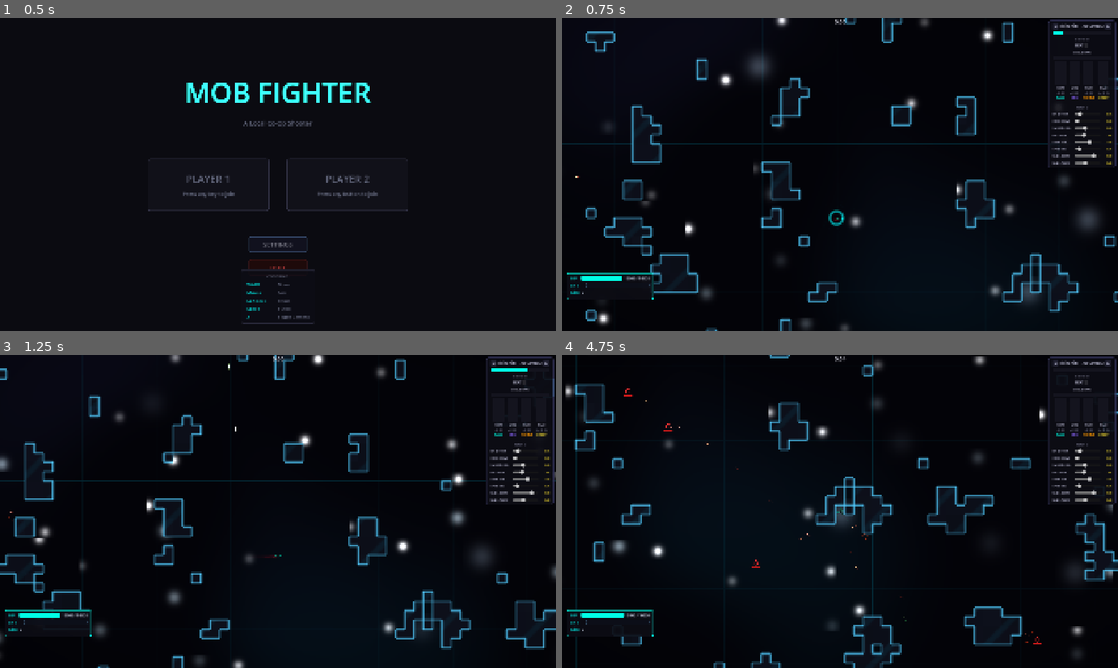
Above: before the commit, frames 1-4 (two rows, left to right).
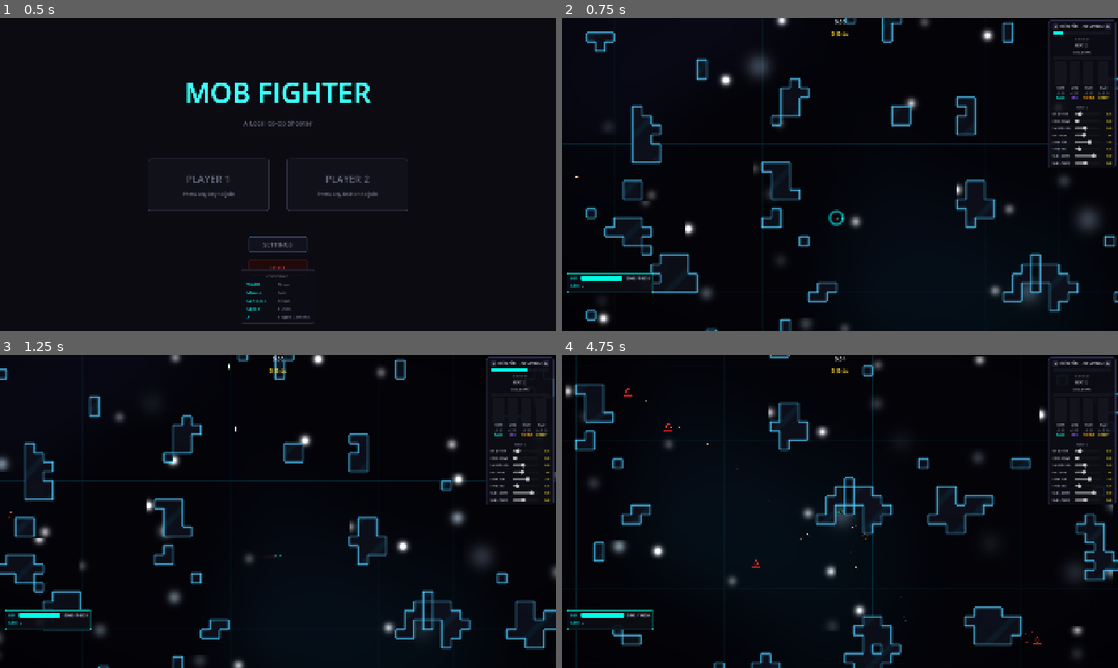
Above: after the commit, the same moments.

Repository: M-E-7/mob-fighter
Game: Godot game, scene res://Levels/MainMenu/MainMenu.tscn
Two runs of this game, one before a commit and one after it. Both use one fixed random seed, a clock stepped at 60 frames per second and the inputs below. Sound files missing from this copy of the repository are replaced by a short silence.
Inputs (mouse positions are in pixels of both pictures, inside the frame that each line leads up to):
- Up to frame 1 (0.5 s): no input
- Up to frame 2 (0.75 s): tap Enter at 0.5 s; move the mouse to (962, 158) at 0.52 s; press the mouse at (962, 158) at 0.53 s; hold Right (ui_right) from 0.53 s (still down)
- Up to frame 3 (1.25 s): keep holding Right (ui_right)
- Up to frame 4 (4.75 s): move the mouse to (812, 511) at 1.27 s; release Right (ui_right) at 1.28 s; release the mouse at (812, 511) at 1.28 s; hold Space (thrust_forward) 1.28-2.03 s; tap X (toggle_camera_mode) at 1.35 s; move the mouse to (895, 442) at 2.02 s; hold Right (ui_right) 2.03-2.75 s; tap Shift at 2.1 s; drag from (812, 574) to (600, 355) at 2.77 s; move the mouse to (1006, 558) at 3.52 s; hold Left (ui_left) 3.53-4.25 s; tap Alt at 3.6 s; drag from (673, 464) to (739, 539) at 4.27 s

Frame 1 is identical in both runs. In frame 2, less than 0.1% of the frame differs, in the area x 0-52%, y 4-90%; in frame 3, 0.1%; in frame 4, 0.2%.

Commit message:
RunState + currency refactor

Diff:
--- a/Autoloads/advanced_config.gd
+++ b/Autoloads/advanced_config.gd
@@ -69,10 +69,6 @@
 		"type": TYPE_FLOAT, "default": 30.0, "min": 5.0, "max": 90.0, "step": 5.0},
 
 	# ── XP & Progression ─────────────────────────────────────────────────────────
-	{"group": "XP & Progression", "class": "XPComponent", "name": "base_xp_required",
-		"type": TYPE_FLOAT, "default": 10.0, "min": 1.0, "max": 200.0, "step": 1.0},
-	{"group": "XP & Progression", "class": "XPComponent", "name": "track_xp",
-		"type": TYPE_BOOL, "default": true},
 	{"group": "XP & Progression", "class": "XPDropComponent", "name": "xp_amount",
 		"type": TYPE_FLOAT, "default": 1.0, "min": 0.1, "max": 50.0, "step": 0.1},
 
--- a/Autoloads/event_bus.gd
+++ b/Autoloads/event_bus.gd
@@ -17,8 +17,7 @@
 # Progression
 signal xp_collected(amount: float)
 signal xp_orb_collected(world_position: Vector2, amount: float)
-signal player_leveled_up(player: LivingEntity)
-signal xp_updated(player: LivingEntity, current_xp: float, required_xp: float, current_level: int)
+signal currency_changed(total: int)
 signal power_up_applied(player: LivingEntity, power_up: PowerUpData)
 
 # Music
--- a/Autoloads/game_config.gd
+++ b/Autoloads/game_config.gd
@@ -20,6 +20,5 @@
 
 var result_kills_p1: int = 0
 var result_kills_p2: int = 0
-var result_level_p1: int = 0
-var result_level_p2: int = 0
+var result_currency: int = 0
 var result_survival_time: float = 0.0
--- /dev/null
+++ b/Autoloads/run_state.gd
@@ -0,0 +1,49 @@
+extends Node
+## Run-scoped state for a single roguelike run; wiped on reset().
+## No class_name — the autoload name IS the global identifier (same rule as MusicManager/AdvancedConfig).
+
+var current_level: int = 0           # 1..MAX_LEVELS during a run; 0 outside a run
+var currency: int = 0                # Bits — single shared wallet, banked on pickup
+var owned_upgrades: Dictionary = {}  # stat_key -> stack count
+var owned_modifiers: Array = []      # Daemon ids (P7)
+
+const MAX_LEVELS := 10
+const CURRENCY_NAME := "Bits"
+
+
+func _ready() -> void:
+	# Sole subscriber to the entity-less pickup signal, so the shared wallet is never double-counted.
+	EventBus.xp_collected.connect(_on_xp_collected)
+
+
+func reset() -> void:
+	current_level = 0
+	currency = 0
+	owned_upgrades.clear()
+	owned_modifiers.clear()
+	EventBus.currency_changed.emit(currency)
+
+
+func apply_to(entity: LivingEntity) -> void:
+	# Re-apply purchased upgrades on each sector spawn. No-op until the Sandbox (P3) writes owned_upgrades.
+	var xp := entity.get_node_or_null("XPComponent") as XPComponent
+	if not xp:
+		return
+	for stat_key: String in owned_upgrades:
+		var data := _find_upgrade(stat_key)
+		if not data:
+			continue
+		for _i in int(owned_upgrades[stat_key]):
+			xp.apply_power_up(data)
+
+
+func _on_xp_collected(amount: float) -> void:
+	currency += int(amount)
+	EventBus.currency_changed.emit(currency)
+
+
+func _find_upgrade(stat_key: String) -> PowerUpData:
+	for p: PowerUpData in PowerUpRegistry.power_ups:
+		if p.stat_key == stat_key:
+			return p
+	return null
--- a/Components/Scripts/xp_component.gd
+++ b/Components/Scripts/xp_component.gd
@@ -3,13 +3,6 @@
 
 @export_group("References")
 @export var entity: LivingEntity
-
-@export_group("Settings")
-@export var base_xp_required: float = 10.0
-@export var track_xp: bool = true
-
-var current_xp: float = 0.0
-var current_level: int = 0
 
 var _bonuses: Dictionary = {}
 var _base_stats: Dictionary = {}
@@ -23,19 +16,6 @@
 		"max_health":   entity.max_health,
 		"bullet_speed": entity.bullet_speed,
 	}
-	if track_xp:
-		EventBus.xp_collected.connect(_on_xp_collected)
-
-
-func _on_xp_collected(amount: float) -> void:
-	current_xp += amount
-	var required := base_xp_required * pow(2.0, float(current_level))
-	if current_xp >= required:
-		current_xp -= required
-		current_level += 1
-		EventBus.player_leveled_up.emit(entity)
-	required = base_xp_required * pow(2.0, float(current_level))
-	EventBus.xp_updated.emit(entity, current_xp, required, current_level)
 
 
 func apply_power_up(power_up: PowerUpData) -> void:
--- a/Entities/Player2/player2.tscn
+++ b/Entities/Player2/player2.tscn
@@ -52,7 +52,6 @@
 
 [node name="XPComponent" parent="." index="9" unique_id=2998877665 node_paths=PackedStringArray("entity") instance=ExtResource("8_xpc")]
 entity = NodePath("..")
-track_xp = false
 
 [node name="MusicVisualsComponent" parent="." index="10" unique_id=2887654321 node_paths=PackedStringArray("entity", "neon_component") instance=ExtResource("11_mvc")]
 entity = NodePath("..")
--- a/Levels/LevelPrototype/basic_level.gd
+++ b/Levels/LevelPrototype/basic_level.gd
@@ -13,7 +13,6 @@
 @onready var _spawner: EnemySpawnerComponent = get_node(_SVP1 + "/EnemySpawnerComponent")
 @onready var _overlay_p1: Control = $SplitScreenLayout/OverlayP1
 @onready var _overlay_p2: Control = $SplitScreenLayout/OverlayP2
-@onready var _level_up_ui: Node = $LevelUpUI
 
 var _camera_p1: Camera2D
 var _camera_p2: Camera2D
@@ -40,8 +39,6 @@
 	var rel_cam_p1 := preload("res://Components/RelativeCameraComponent.tscn").instantiate() as RelativeCameraComponent
 	add_child(rel_cam_p1)
 	rel_cam_p1.setup(_player1, _camera_p1, input_comp_p1)
-
-	_level_up_ui.set("xp_component", _player1.get_node("XPComponent") as XPComponent)
 
 	if GameConfig.player_count == 1:
 		_setup_single_player()
@@ -104,7 +101,6 @@
 	_subviewport_p2.world_2d = _subviewport_p1.world_2d
 	_subviewport_p2.add_child(_camera_p2)
 	_camera_p2.global_position = _player2.global_position
-	_level_up_ui.set("xp_component_p2", _player2.get_node("XPComponent") as XPComponent)
 
 	var fixed_cam_p2 := preload("res://Components/FixedCameraComponent.tscn").instantiate() as FixedCameraComponent
 	add_child(fixed_cam_p2)
@@ -174,10 +170,7 @@
 	GameConfig.result_kills_p1 = _hud.get_kills(1)
 	GameConfig.result_kills_p2 = _hud.get_kills(2)
 	GameConfig.result_survival_time = _hud.get_survival_time()
-	var xp1 := _player1.get_node_or_null("XPComponent") as XPComponent if is_instance_valid(_player1) else null
-	GameConfig.result_level_p1 = xp1.current_level if xp1 else 0
-	var xp2 := _player2.get_node_or_null("XPComponent") as XPComponent if is_instance_valid(_player2) else null
-	GameConfig.result_level_p2 = xp2.current_level if xp2 else 0
+	GameConfig.result_currency = RunState.currency
 	var go := preload("res://UI/GameOverUI.tscn").instantiate() as GameOverUI
 	add_child(go)
 	go.setup(GameConfig.player_count)
--- a/Levels/LevelPrototype/basic_level.tscn
+++ b/Levels/LevelPrototype/basic_level.tscn
@@ -5,7 +5,6 @@
 [ext_resource type="PackedScene" uid="uid://cfq18x28fbfcm" path="res://Entities/BasicEnemy/enemy.tscn" id="2_i5jxq"]
 [ext_resource type="PackedScene" uid="uid://cc48q27hmbdds" path="res://Components/ProcGenLevelComponent.tscn" id="3_i5jxq"]
 [ext_resource type="PackedScene" path="res://Components/EnemySpawnerComponent.tscn" id="4_esp"]
-[ext_resource type="PackedScene" path="res://UI/LevelUpUI.tscn" id="5_lui"]
 [ext_resource type="PackedScene" path="res://Entities/Player2/player2.tscn" id="6_p2"]
 [ext_resource type="PackedScene" path="res://Components/FXManagerComponent.tscn" id="7_fxm"]
 [ext_resource type="Shader" path="res://Components/Shaders/neon_background.gdshader" id="8_bg"]
@@ -148,6 +147,4 @@
 horizontal_alignment = 1
 vertical_alignment = 1
 
-[node name="LevelUpUI" parent="." unique_id=334455667 instance=ExtResource("5_lui")]
-
 [editable path="SplitScreenLayout/SubViewportContainerP1/SubViewportP1/ProcGenLevelComponent"]
--- a/Levels/MainMenu/main_menu.gd
+++ b/Levels/MainMenu/main_menu.gd
@@ -103,6 +103,7 @@
 	var p2_ready := _state_p2 == _SlotState.READY
 	if p1_ready and (not p2_active or p2_ready):
 		GameConfig.player_count = 2 if p2_active else 1
+		RunState.reset()
 		get_tree().change_scene_to_file(_LEVEL_SCENE)
 
 
--- a/UI/GameOverUI.tscn
+++ b/UI/GameOverUI.tscn
@@ -37,11 +37,15 @@
 horizontal_alignment = 1
 
 [node name="P1Label" type="Label" parent="Dim/CenterContainer/VBox/StatsPanel/StatsVBox"]
-text = "P1 — Level 1 · 0 kills"
+text = "P1 — 0 kills"
 horizontal_alignment = 1
 
 [node name="P2Label" type="Label" parent="Dim/CenterContainer/VBox/StatsPanel/StatsVBox"]
-text = "P2 — Level 1 · 0 kills"
+text = "P2 — 0 kills"
+horizontal_alignment = 1
+
+[node name="BitsLabel" type="Label" parent="Dim/CenterContainer/VBox/StatsPanel/StatsVBox"]
+text = "Bits collected: 0"
 horizontal_alignment = 1
 
 [node name="Spacer" type="Control" parent="Dim/CenterContainer/VBox"]
--- a/UI/floating_text_manager.gd
+++ b/UI/floating_text_manager.gd
@@ -21,7 +21,7 @@
 func _on_xp_orb_collected(world_position: Vector2, amount: float) -> void:
 	if not GameConfig.hud_show_xp_pickup_text:
 		return
-	_spawn(world_position, "+" + str(int(amount)) + " XP", _COLOR_XP, 14)
+	_spawn(world_position, "+" + str(int(amount)) + " " + RunState.CURRENCY_NAME, _COLOR_XP, 14)
 
 
 func _spawn(world_pos: Vector2, text: String, color: Color, font_size: int) -> void:
--- a/UI/game_over_ui.gd
+++ b/UI/game_over_ui.gd
@@ -11,6 +11,7 @@
 @onready var _time_label: Label = $Dim/CenterContainer/VBox/StatsPanel/StatsVBox/TimeLabel
 @onready var _p1_label: Label = $Dim/CenterContainer/VBox/StatsPanel/StatsVBox/P1Label
 @onready var _p2_label: Label = $Dim/CenterContainer/VBox/StatsPanel/StatsVBox/P2Label
+@onready var _bits_label: Label = $Dim/CenterContainer/VBox/StatsPanel/StatsVBox/BitsLabel
 @onready var _retry_button: Button = $Dim/CenterContainer/VBox/RetryButton
 @onready var _menu_button: Button = $Dim/CenterContainer/VBox/MenuButton
 
@@ -23,13 +24,12 @@
 func setup(player_count: int) -> void:
 	var t := GameConfig.result_survival_time
 	_time_label.text = "Survived: %d:%02d" % [int(t) / 60, int(t) % 60]
-	_p1_label.text = "P1 — Level %d · %d kills" % [
-		GameConfig.result_level_p1 + 1, GameConfig.result_kills_p1]
+	_p1_label.text = "P1 — %d kills" % GameConfig.result_kills_p1
 	if player_count == 2:
-		_p2_label.text = "P2 — Level %d · %d kills" % [
-			GameConfig.result_level_p2 + 1, GameConfig.result_kills_p2]
+		_p2_label.text = "P2 — %d kills" % GameConfig.result_kills_p2
 	else:
 		_p2_label.hide()
+	_bits_label.text = "%s collected: %d" % [RunState.CURRENCY_NAME, GameConfig.result_currency]
 	_retry_button.pressed.connect(func() -> void: get_tree().reload_current_scene())
 	_menu_button.pressed.connect(func() -> void:
 		get_tree().change_scene_to_file(_MAIN_MENU_SCENE))
@@ -53,7 +53,8 @@
 
 	for lbl in [$Dim/CenterContainer/VBox/StatsPanel/StatsVBox/TimeLabel,
 			$Dim/CenterContainer/VBox/StatsPanel/StatsVBox/P1Label,
-			$Dim/CenterContainer/VBox/StatsPanel/StatsVBox/P2Label]:
+			$Dim/CenterContainer/VBox/StatsPanel/StatsVBox/P2Label,
+			$Dim/CenterContainer/VBox/StatsPanel/StatsVBox/BitsLabel]:
 		(lbl as Label).add_theme_font_size_override("font_size", 22)
 		(lbl as Label).modulate = Color(0.9, 0.9, 1.0)
 
--- a/UI/hud.gd
+++ b/UI/hud.gd
@@ -6,9 +6,6 @@
 	var health_row: Control
 	var hp_bar: ProgressBar
 	var hp_text: Label
-	var xp_row: Control
-	var xp_bar: ProgressBar
-	var lv_label: Label
 	var kill_row: Control
 	var kill_count: Label
 	var powerup_row: HFlowContainer
@@ -43,6 +40,7 @@
 
 var _survival_time: float = 0.0
 var _timer_label: Label
+var _bits_label: Label
 
 var _warn_p1: ColorRect
 var _warn_p2: ColorRect
@@ -52,9 +50,6 @@
 var _hurt_spike_p2: float = 0.0
 var _vignette_time: float = 0.0
 
-var _prev_level_p1: int = 0
-var _prev_level_p2: int = 0
-
 
 func _ready() -> void:
 	layer = 10
@@ -66,6 +61,7 @@
 	add_child(_p2.panel)
 
 	_build_timer_label()
+	_build_bits_label()
 	_build_warnings()
 
 
@@ -78,6 +74,7 @@
 	_init_display(p1, _p1)
 	if is_instance_valid(p2):
 		_init_display(p2, _p2)
+	_set_bits(RunState.currency)
 
 
 func get_survival_time() -> float:
@@ -100,17 +97,12 @@
 func _init_display(entity: LivingEntity, refs: _PanelRefs) -> void:
 	if entity.healthComponent:
 		_update_health(refs, entity.healthComponent.current_health, entity.healthComponent.max_health)
-	var xp_comp := entity.get_node_or_null("XPComponent") as XPComponent
-	if xp_comp:
-		var required := xp_comp.base_xp_required * pow(2.0, float(xp_comp.current_level))
-		_update_xp(refs, xp_comp.current_xp, required, xp_comp.current_level)
 
 
 func _apply_settings() -> void:
 	_p1.health_row.visible = GameConfig.hud_show_health
 	_p2.health_row.visible = GameConfig.hud_show_health
-	_p1.xp_row.visible = GameConfig.hud_show_xp
-	_p2.xp_row.visible = GameConfig.hud_show_xp
+	_bits_label.visible = GameConfig.hud_show_xp
 	_p1.kill_row.visible = GameConfig.hud_show_kills
 	_p2.kill_row.visible = GameConfig.hud_show_kills
 	_p1.powerup_row.visible = GameConfig.hud_show_powerups
@@ -135,7 +127,7 @@
 
 func _connect_signals() -> void:
 	EventBus.health_changed.connect(_on_health_changed)
-	EventBus.xp_updated.connect(_on_xp_updated)
+	EventBus.currency_changed.connect(_on_currency_changed)
 	EventBus.entity_died.connect(_on_entity_died)
 	EventBus.entity_damaged.connect(_on_entity_damaged)
 	EventBus.power_up_applied.connect(_on_power_up_applied)
@@ -159,17 +151,8 @@
 		_hurt_spike_p2 = 1.0
 
 
-func _on_xp_updated(entity: LivingEntity, current_xp: float, required_xp: float, level: int) -> void:
-	if entity == _player1:
-		if level > _prev_level_p1 and GameConfig.hud_show_xp_flash:
-			_flash_xp_bar(_p1.xp_bar)
-		_prev_level_p1 = level
-		_update_xp(_p1, current_xp, required_xp, level)
-	elif is_instance_valid(_player2) and entity == _player2:
-		if level > _prev_level_p2 and GameConfig.hud_show_xp_flash:
-			_flash_xp_bar(_p2.xp_bar)
-		_prev_level_p2 = level
-		_update_xp(_p2, current_xp, required_xp, level)
+func _on_currency_changed(total: int) -> void:
+	_set_bits(total)
 
 
 func _on_entity_died(entity: LivingEntity) -> void:
@@ -216,18 +199,6 @@
 	if maximum > 0.0:
 		refs.hp_bar.value = current / maximum
 	refs.hp_text.text = str(int(current)) + " / " + str(int(maximum))
-
-
-func _update_xp(refs: _PanelRefs, current_xp: float, required_xp: float, level: int) -> void:
-	refs.lv_label.text = "LV " + str(level + 1)
-	if required_xp > 0.0:
-		refs.xp_bar.value = current_xp / required_xp
-
-
-func _flash_xp_bar(bar: ProgressBar) -> void:
-	var t := create_tween()
-	t.tween_property(bar, "modulate", Color(1.8, 1.8, 0.3, 1.0), 0.15)
-	t.tween_property(bar, "modulate", Color.WHITE, 0.25)
 
 
 func _low_hp_severity(current: float, maximum: float) -> float:
@@ -269,6 +240,26 @@
 	_timer_label.add_theme_font_size_override("font_size", 18)
 	_timer_label.modulate = Color(0.85, 0.85, 0.9)
 	bar.add_child(_timer_label)
+
+
+func _build_bits_label() -> void:
+	var bar := Control.new()
+	bar.set_anchors_preset(Control.PRESET_TOP_WIDE)
+	bar.offset_top = 38.0
+	bar.offset_bottom = 38.0
+	add_child(bar)
+
+	_bits_label = Label.new()
+	_bits_label.horizontal_alignment = HORIZONTAL_ALIGNMENT_CENTER
+	_bits_label.set_anchors_preset(Control.PRESET_FULL_RECT)
+	_bits_label.add_theme_font_size_override("font_size", 22)
+	_bits_label.modulate = _COLOR_XP
+	bar.add_child(_bits_label)
+	_set_bits(RunState.currency)
+
+
+func _set_bits(total: int) -> void:
+	_bits_label.text = "%d %s" % [total, RunState.CURRENCY_NAME]
 
 
 func _build_warnings() -> void:
@@ -340,31 +331,6 @@
 	health_row.add_child(hp_text)
 	refs.hp_text = hp_text
 
-	# XP row
-	var xp_row := HBoxContainer.new()
-	xp_row.add_theme_constant_override("separation", 8)
-	vbox.add_child(xp_row)
-	refs.xp_row = xp_row
-
-	var lv_lbl := Label.new()
-	lv_lbl.text = "LV 1"
-	lv_lbl.modulate = accent
-	lv_lbl.add_theme_font_size_override("font_size", 13)
-	lv_lbl.custom_minimum_size = Vector2(44, 0)
-	xp_row.add_child(lv_lbl)
-	refs.lv_label = lv_lbl
-
-	var xp_bar := ProgressBar.new()
-	xp_bar.min_value = 0.0
-	xp_bar.max_value = 1.0
-	xp_bar.value = 0.0
-	xp_bar.show_percentage = false
-	xp_bar.size_flags_horizontal = Control.SIZE_EXPAND_FILL
-	xp_bar.custom_minimum_size = Vector2(140, 16)
-	xp_bar.add_theme_stylebox_override("fill", _accent_fill(_COLOR_XP))
-	xp_row.add_child(xp_bar)
-	refs.xp_bar = xp_bar
-
 	# Kill row
 	var kill_row := HBoxContainer.new()
 	kill_row.add_theme_constant_override("separation", 8)
--- a/UI/level_up_ui.gd
+++ b/UI/level_up_ui.gd
@@ -29,7 +29,6 @@
 		_p2_section.hide()
 		_p2_separator.hide()
 		_title_label.text = "Level Up! Choose your power-up:"
-	EventBus.player_leveled_up.connect(_on_player_leveled_up)
 
 
 func _input(event: InputEvent) -> void:
--- a/project.godot
+++ b/project.godot
@@ -22,6 +22,7 @@
 GameConfig="*res://Autoloads/game_config.gd"
 MusicManager="*res://Autoloads/music_manager.gd"
 AdvancedConfig="*res://Autoloads/advanced_config.gd"
+RunState="*res://Autoloads/run_state.gd"
 
 [display]
 
Not shown, added: Autoloads/run_state.gd.uid
Not shown, changed: CLAUDE.md
Not shown, changed: docs/claude-config.md
Not shown, changed: docs/claude-roguelike.md
Not shown, changed: docs/claude-ui.md
Not shown, changed: docs/todo.md
